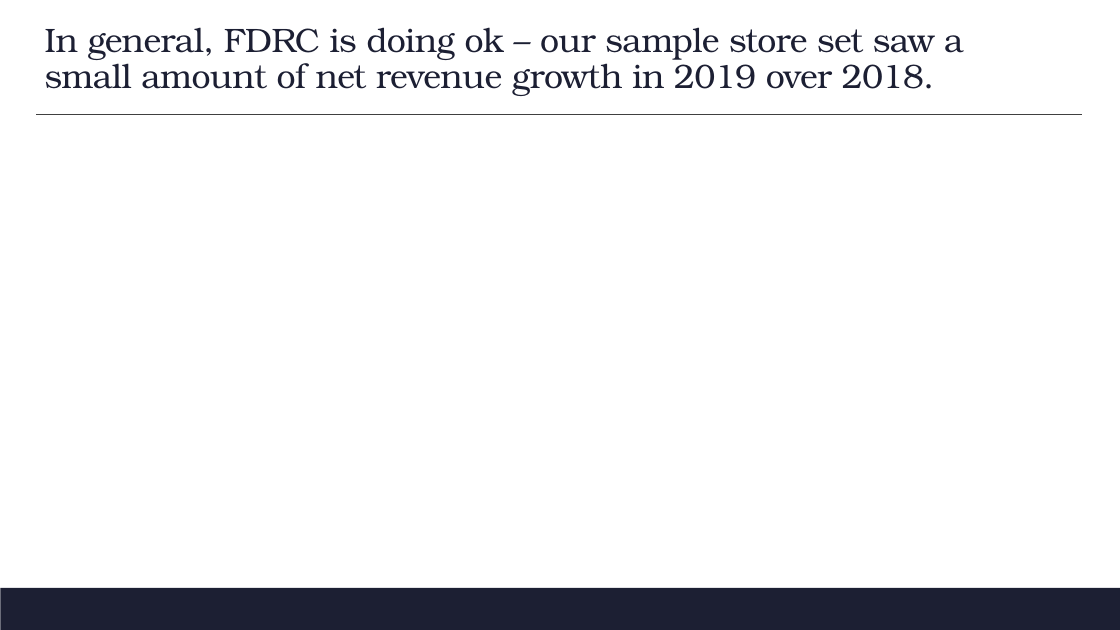
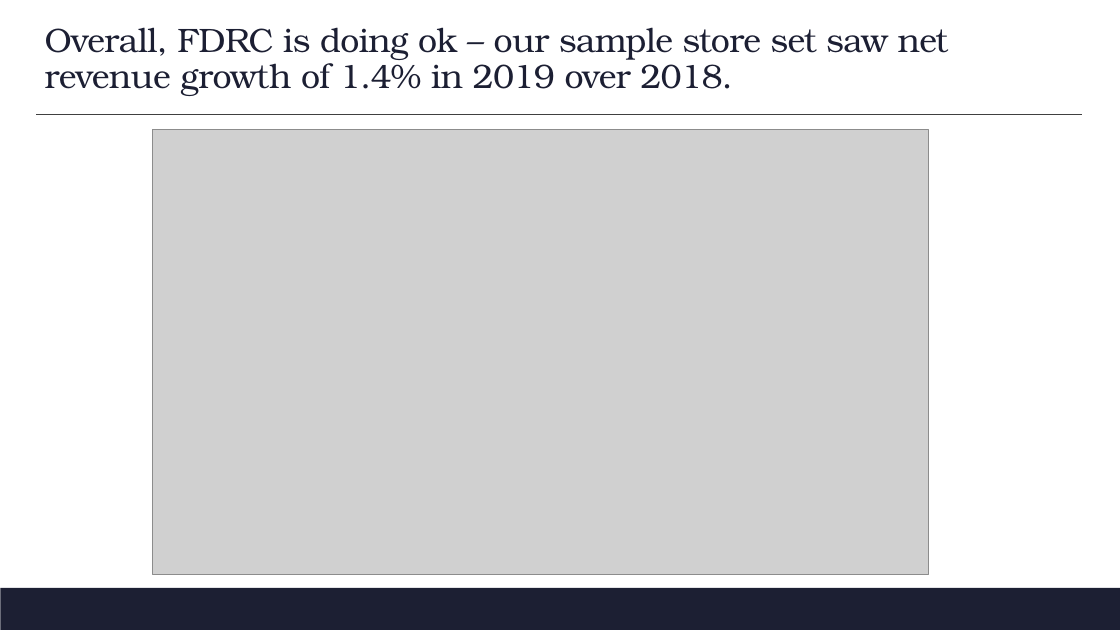
Before and after one commit to dkent287/Restaurant-Pricing, a slide deck: slide 5 of FDRC Deck.pptx (slide 6 before the commit). Drawn at 1120x630 pixels with LibreOffice and Linux fonts; fonts in the diff are those of the drawing; grey boxes stand for pictures; background and template pictures are left out. Boxes give left, top, right and bottom in pixels: in the first picture for what was removed or moved away, otherwise in the second. Text is boxed around its words. In the diff, an @@ line names an element or a change of style, - is before the commit and + after.

```diff
--- a/FDRC Deck.pptx
+++ b/FDRC Deck.pptx
@@ title at <box>45,27,949,96</box>: text changed @@
-In general, FDRC is doing ok – our sample store set saw a small amount of net revenue growth in 2019 over 2018.
+Overall, FDRC is doing ok – our sample store set saw net revenue growth of 1.4% in 2019 over 2018.
@@ picture added at <box>152,129,928,575</box> @@
```
Also in this commit, not shown: 11 other slides changed, 9 slides added, 6 slides removed, 2 other files.
